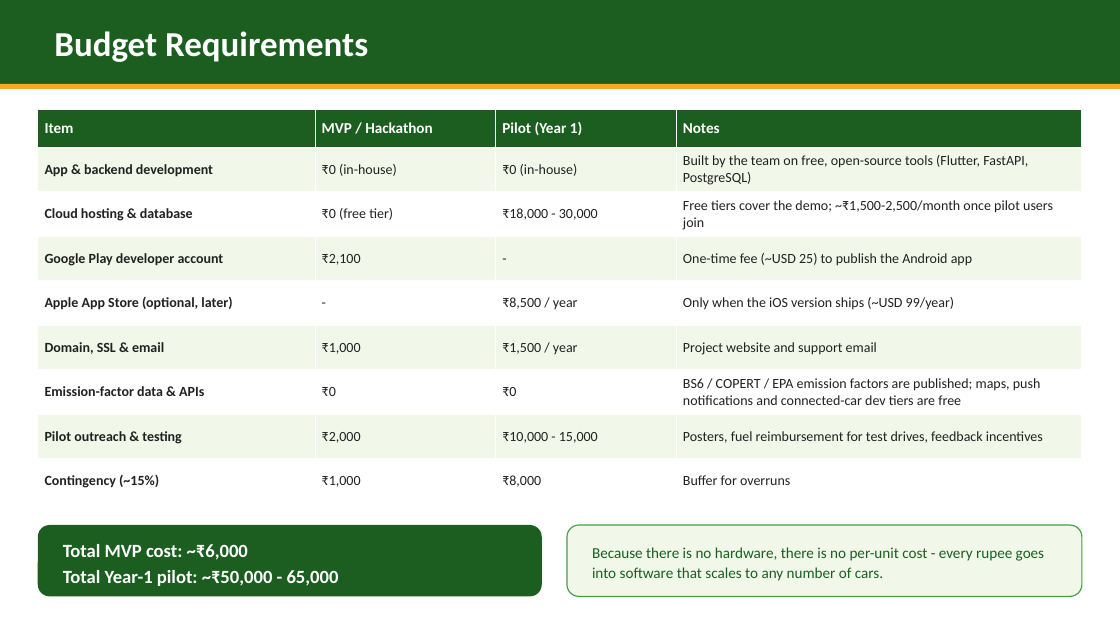
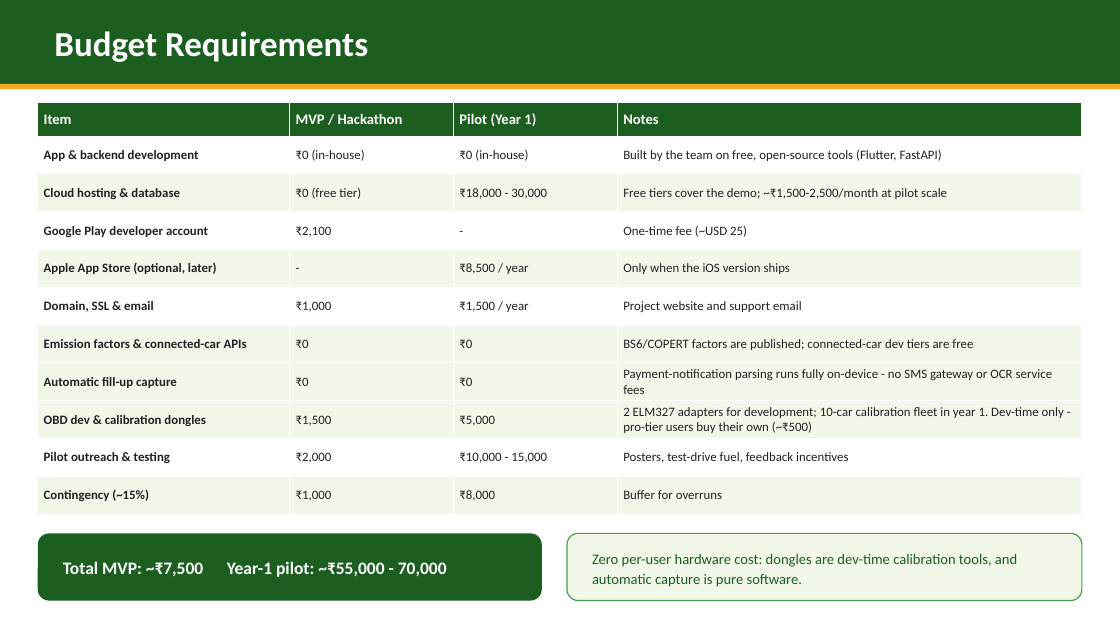
Before and after one commit to maharishia07/carbontrace, a slide deck: slide 9 of CarbonTrace_MSME_Hackathon.pptx. Drawn at 1120x630 pixels with LibreOffice and Linux fonts; fonts in the diff are those of the drawing. Boxes give left, top, right and bottom in pixels: in the first picture for what was removed or moved away, otherwise in the second. Text is boxed around its words. In the diff, an @@ line names an element or a change of style, - is before the commit and + after.

```diff
--- a/CarbonTrace_MSME_Hackathon.pptx
+++ b/CarbonTrace_MSME_Hackathon.pptx
@@ table at [38, 103, 1082, 514] @@
-row 2, column 4: Built by the team on free, open-source tools (Flutter, FastAPI, PostgreSQL)
+row 2, column 4: Built by the team on free, open-source tools (Flutter, FastAPI)
-row 3, column 4: Free tiers cover the demo; ~₹1,500-2,500/month once pilot users join
+row 3, column 4: Free tiers cover the demo; ~₹1,500-2,500/month at pilot scale
-row 4, column 4: One-time fee (~USD 25) to publish the Android app
+row 4, column 4: One-time fee (~USD 25)
-row 5, column 4: Only when the iOS version ships (~USD 99/year)
+row 5, column 4: Only when the iOS version ships
-row 7: Emission-factor data & APIs | ₹0 | ₹0 | BS6 / COPERT / EPA emission factors are published; maps, push notifications and connected-car dev tiers are free
-row 8: Pilot outreach & testing | ₹2,000 | ₹10,000 - 15,000 | Posters, fuel reimbursement for test drives, feedback incentives
+row 7: Emission factors & connected-car APIs | ₹0 | ₹0 | BS6/COPERT factors are published; connected-car dev tiers are free
+row 8: Automatic fill-up capture | ₹0 | ₹0 | Payment-notification parsing runs fully on-device - no SMS gateway or OCR service fees
+row 9: OBD dev & calibration dongles | ₹1,500 | ₹5,000 | 2 ELM327 adapters for development; 10-car calibration fleet in year 1. Dev-time only - pro-tier users buy their own (~₹500)
+row 10: Pilot outreach & testing | ₹2,000 | ₹10,000 - 15,000 | Posters, test-drive fuel, feedback incentives
@@ table: place and size @@
-table at [38, 109, 1082, 503]
+table at [38, 103, 1082, 514]
@@ rounded rectangle: place and size @@
-rounded rectangle at [38, 525, 542, 597]
+rounded rectangle at [38, 534, 542, 601]
@@ rounded rectangle: place and size @@
-rounded rectangle at [567, 525, 1082, 597]
+rounded rectangle at [567, 534, 1082, 601]
@@ text at [63, 561, 447, 577]: text changed; size 16 to 15 pt @@
-Total MVP cost: ~₹6,000
-Total Year-1 pilot: ~₹50,000 - 65,000
+Total MVP: ~₹7,500 Year-1 pilot: ~₹55,000 - 70,000
@@ text at [592, 554, 1017, 587]: text changed; size 13 to 12.5 pt @@
-Because there is no hardware, there is no per-unit cost - every rupee goes into software that scales to any number of cars.
+Zero per-user hardware cost: dongles are dev-time calibration tools, and automatic capture is pure software.
```
